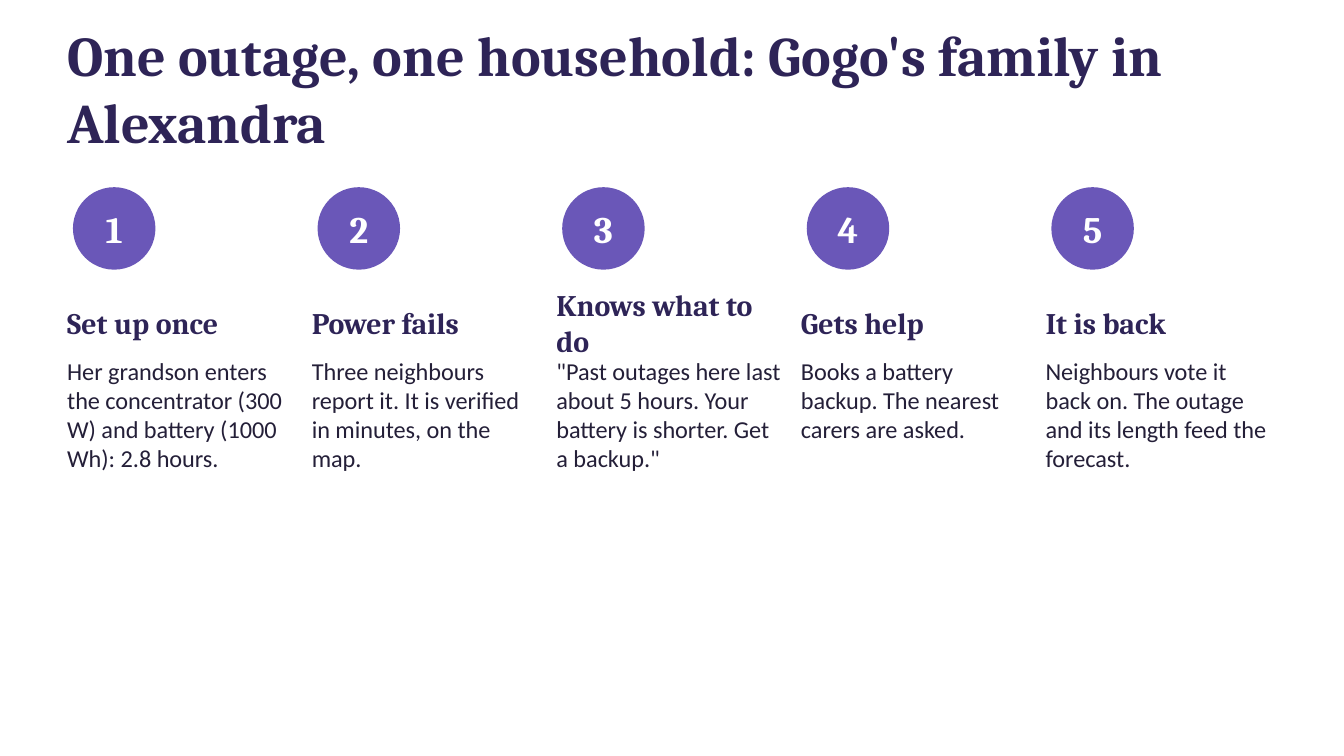
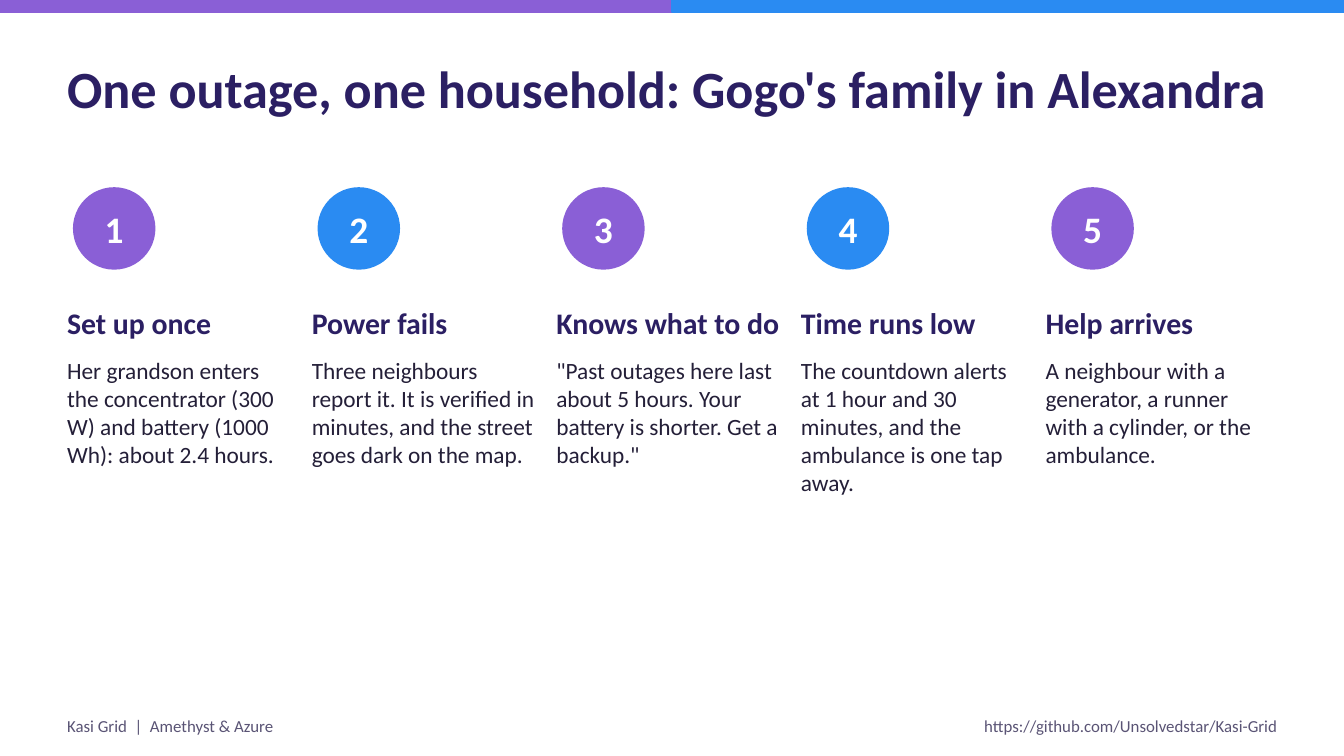
Before and after one commit to Unsolvedstar/Kasi-Grid, a slide deck: slide 11 of submission/Kasi-Grid-deck.pptx (slide 8 before the commit). Drawn at 1344x756 pixels with LibreOffice and Linux fonts; fonts in the diff are those of the drawing. Boxes give left, top, right and bottom in pixels: in the first picture for what was removed or moved away, otherwise in the second. Text is boxed around its words. In the diff, an @@ line names an element or a change of style, - is before the commit and + after.

```diff
--- a/submission/Kasi-Grid-deck.pptx
+++ b/submission/Kasi-Grid-deck.pptx
@@ rectangle added at (x1=0, y1=0, x2=1344, y2=12), fill #8A5FD6, outline #8A5FD6 1 pt @@
@@ rectangle added at (x1=672, y1=0, x2=1344, y2=12), fill #2A8BF2, outline #2A8BF2 1 pt @@
@@ text "One outage, one household: Gogo's ..." at (x1=67, y1=71, x2=1265, y2=117): size 30 to 28 pt, font Cambria to Calibri, text colour #2E2457 to #2B1F63 @@
@@ ellipse at (x1=319, y1=188, x2=399, y2=269): fill #6A57B8 to #2A8BF2; outline #6A57B8 1 pt to #2A8BF2 1 pt @@
@@ ellipse at (x1=808, y1=188, x2=888, y2=269): fill #6A57B8 to #2A8BF2; outline #6A57B8 1 pt to #2A8BF2 1 pt @@
@@ font Cambria to Calibri in 5 elements at (x1=105, y1=218, x2=124, y2=243), (x1=349, y1=218, x2=368, y2=243), (x1=594, y1=218, x2=613, y2=243), (x1=839, y1=218, x2=858, y2=243), (x1=1083, y1=219, x2=1102, y2=243) @@
@@ fill #6A57B8 to #8A5FD6; outline #6A57B8 1 pt to #8A5FD6 1 pt in 3 elements at (x1=74, y1=188, x2=155, y2=269), (x1=563, y1=188, x2=644, y2=269), (x1=1052, y1=188, x2=1133, y2=269) @@
@@ font Cambria to Calibri, text colour #2E2457 to #2B1F63 in 3 elements at (x1=67, y1=314, x2=211, y2=339), (x1=312, y1=313, x2=447, y2=335), (x1=556, y1=313, x2=779, y2=335) @@
@@ text at (x1=801, y1=313, x2=975, y2=335): text changed; font Cambria to Calibri; text colour #2E2457 to #2B1F63 @@
-Gets help
+Time runs low
@@ text at (x1=1046, y1=313, x2=1193, y2=339): text changed; font Cambria to Calibri; text colour #2E2457 to #2B1F63 @@
-It is back
+Help arrives
@@ text ""Past outages here last about ..." at (x1=556, y1=362, x2=777, y2=467): size 13 to 12.5 pt @@
@@ text at (x1=67, y1=362, x2=273, y2=466): text changed; size 13 to 12.5 pt @@
-Her grandson enters the concentrator (300 W) and battery (1000 Wh): 2.8 hours.
+Her grandson enters the concentrator (300 W) and battery (1000 Wh): about 2.4 hours.
@@ text at (x1=312, y1=362, x2=535, y2=467): text changed; size 13 to 12.5 pt @@
-Three neighbours report it. It is verified in minutes, on the map.
+Three neighbours report it. It is verified in minutes, and the street goes dark on the map.
@@ text at (x1=801, y1=362, x2=1007, y2=495): text changed; size 13 to 12.5 pt @@
-Books a battery backup. The nearest carers are asked.
+The countdown alerts at 1 hour and 30 minutes, and the ambulance is one tap away.
@@ text at (x1=1046, y1=362, x2=1251, y2=463): text changed; size 13 to 12.5 pt @@
-Neighbours vote it back on. The outage and its length feed the forecast.
+A neighbour with a generator, a runner with a cylinder, or the ambulance.
@@ text added at (x1=67, y1=720, x2=273, y2=735), 9 pt, text #5A5475 @@
+Kasi Grid | Amethyst & Azure
@@ text added at (x1=984, y1=720, x2=1277, y2=735), 9 pt, text #5A5475 @@
+https://github.com/Unsolvedstar/Kasi-Grid
```
Also in this commit, not shown: 9 other slides changed, 7 slides added, 4 slides removed, 43 other files.
